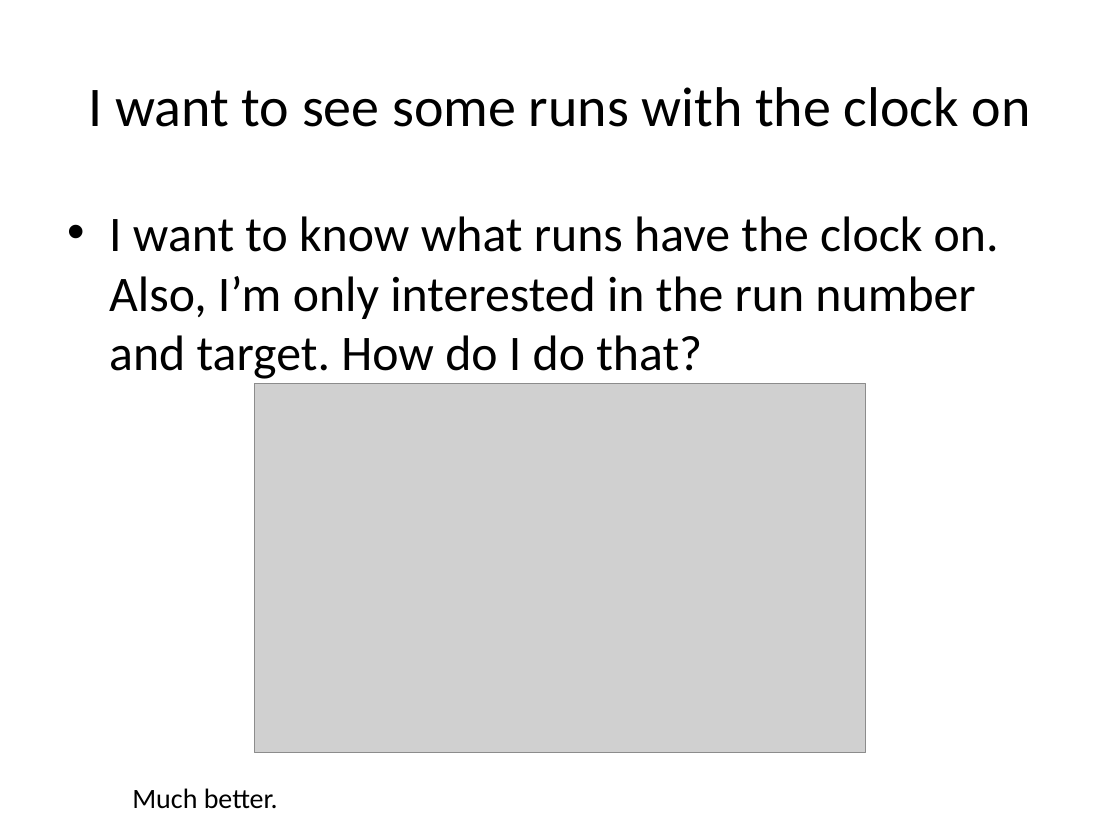
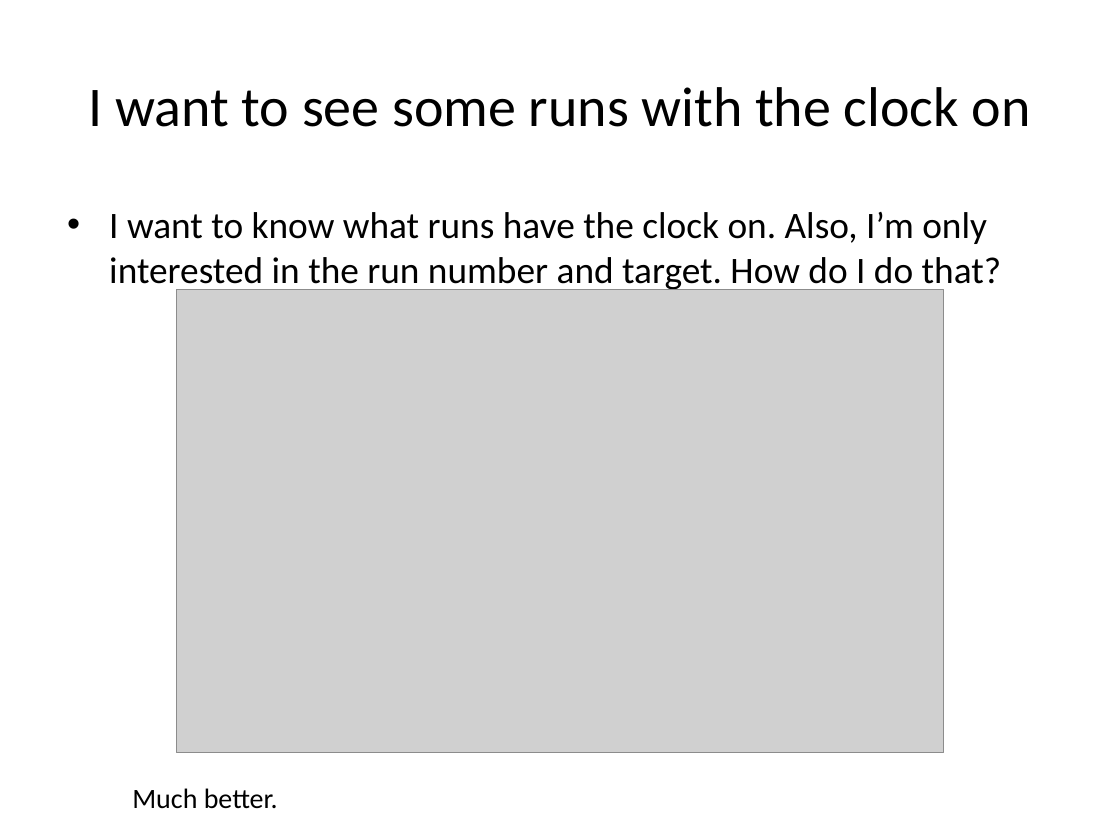
Before and after one commit to TJHague/Tritium-SQL-runlist, a slide deck: slide 8 of docs/Tritium MySQL Database How To.pptx. Drawn at 1120x840 pixels with LibreOffice and Linux fonts; fonts in the diff are those of the drawing; grey boxes stand for pictures. Boxes give left, top, right and bottom in pixels: in the first picture for what was removed or moved away, otherwise in the second. Text is boxed around its words. In the diff, an @@ line names an element or a change of style, - is before the commit and + after.

```diff
--- a/docs/Tritium MySQL Database How To.pptx
+++ b/docs/Tritium MySQL Database How To.pptx
@@ text "I want to know what ..." at (x1=109, y1=212, x2=1001, y2=293): size 32 to 24 pt; less space between paragraphs @@
@@ picture resized from (x1=254, y1=383, x2=866, y2=753) to (x1=176, y1=289, x2=943, y2=753) @@
```
Also in this commit, not shown: 8 other slides changed.
